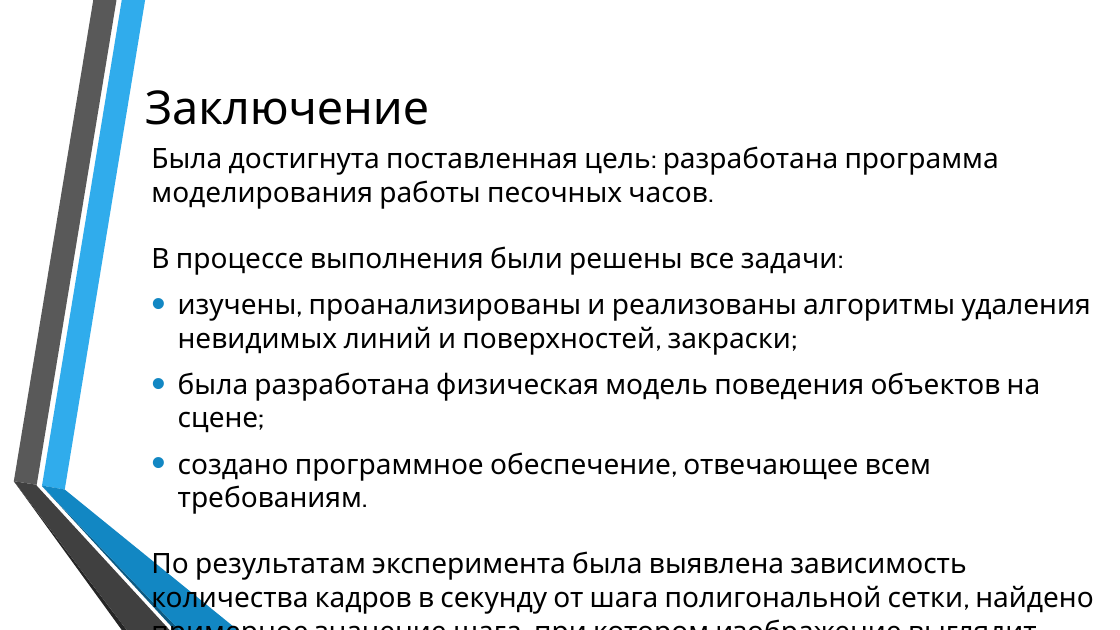
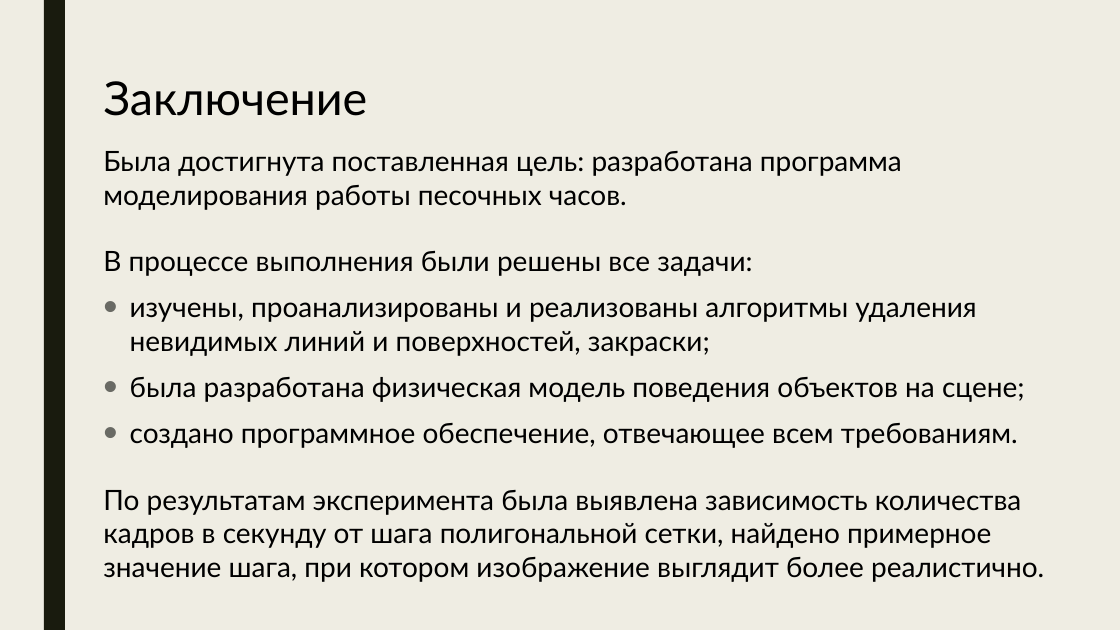
Before and after one commit to Bryanskaya/TimeIsOfTheEssence, a slide deck: slide 13 of Coursework/docs/Презентация_Брянская_ИУ7_52.pptx (slide 17 before the commit). Drawn at 1120x630 pixels with LibreOffice and Linux fonts; fonts in the diff are those of the drawing; background and template pictures are left out. Boxes give left, top, right and bottom in pixels: in the first picture for what was removed or moved away, otherwise in the second. Text is boxed around its words. In the diff, an @@ line names an element or a change of style, - is before the commit and + after.

```diff
--- a/Coursework/docs/Презентация_Брянская_ИУ7_52.pptx
+++ b/Coursework/docs/Презентация_Брянская_ИУ7_52.pptx
@@ background picture (left out) to #EFEDE3 @@
@@ rectangle added at (44, 0, 65, 630), fill #191B0E @@
@@ text "Заключение": place and size @@
-text "Заключение" at (145, 90, 429, 125)
+text "Заключение" at (104, 81, 368, 116)
@@ text "Заключение" at (104, 81, 368, 116): font Cabin to Lato @@
@@ text "Была достигнута поставленная цель: разработана ...": place and size @@
-text "Была достигнута поставленная цель: разработана ..." at (151, 146, 1093, 615)
+text "Была достигнута поставленная цель: разработана ..." at (103, 151, 1044, 582)
@@ text "Была достигнута поставленная цель: разработана ..." at (103, 151, 1044, 582): font Cabin to Lato; bullet colour #1287C3 to #696A64 @@
@@ group removed at (13, 0, 238, 630): 6 freeform shapes @@
```
Also in this commit, not shown: 12 other slides changed, 5 slides removed.
